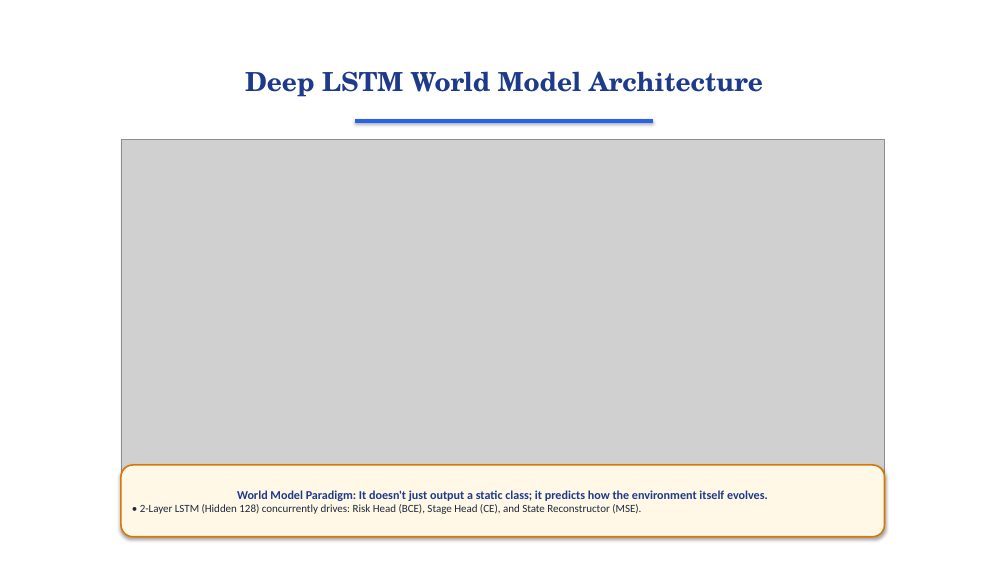
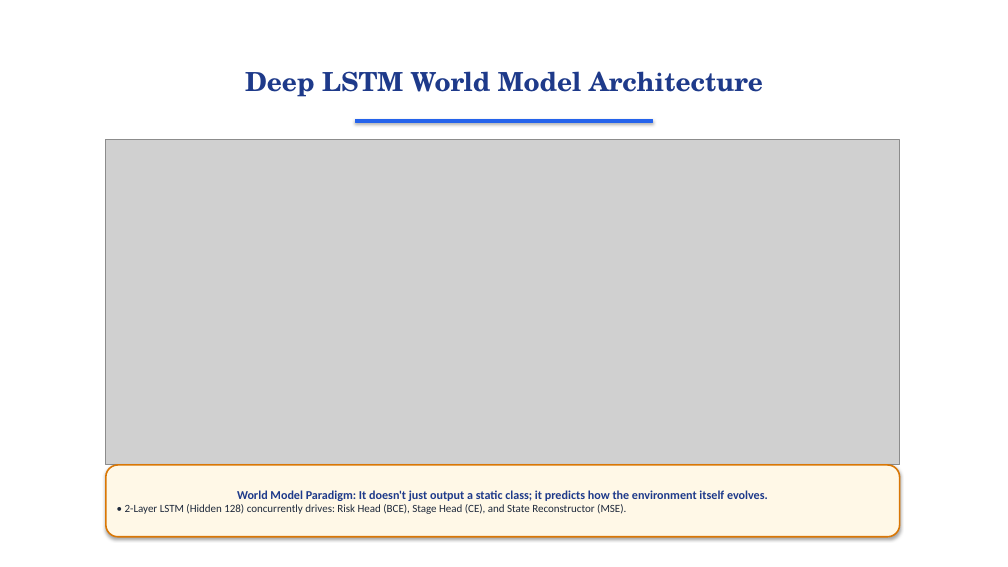
Before and after one commit to surajbuilds53/sentinel-x, a slide deck: slide 7 of Sentinel-X_Presentation.pptx. Drawn at 1008x567 pixels with LibreOffice and Linux fonts; fonts in the diff are those of the drawing; grey boxes stand for pictures; background and template pictures are left out. Boxes give left, top, right and bottom in pixels: in the first picture for what was removed or moved away, otherwise in the second. Text is boxed around its words. In the diff, an @@ line names an element or a change of style, - is before the commit and + after.

```diff
--- a/Sentinel-X_Presentation.pptx
+++ b/Sentinel-X_Presentation.pptx
@@ picture: place and size @@
-picture at (121,140,885,479)
+picture at (106,140,900,465)
@@ rounded rectangle "World Model Paradigm: It doesn't ...": place and size @@
-rounded rectangle "World Model Paradigm: It doesn't ..." at (121,465,885,537)
+rounded rectangle "World Model Paradigm: It doesn't ..." at (106,465,900,537)
```
Also in this commit, not shown: 8 other slides changed, 12 other files.
